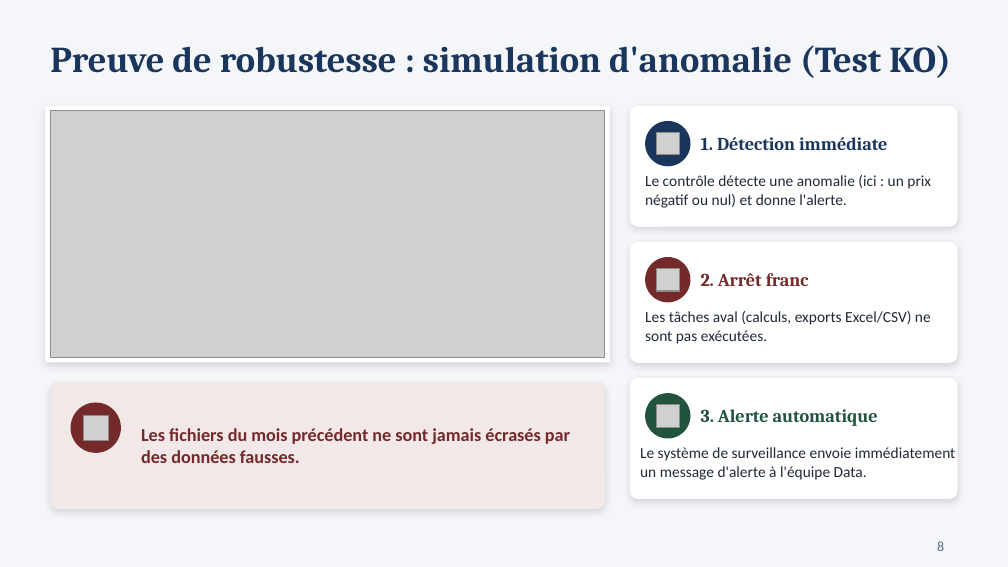
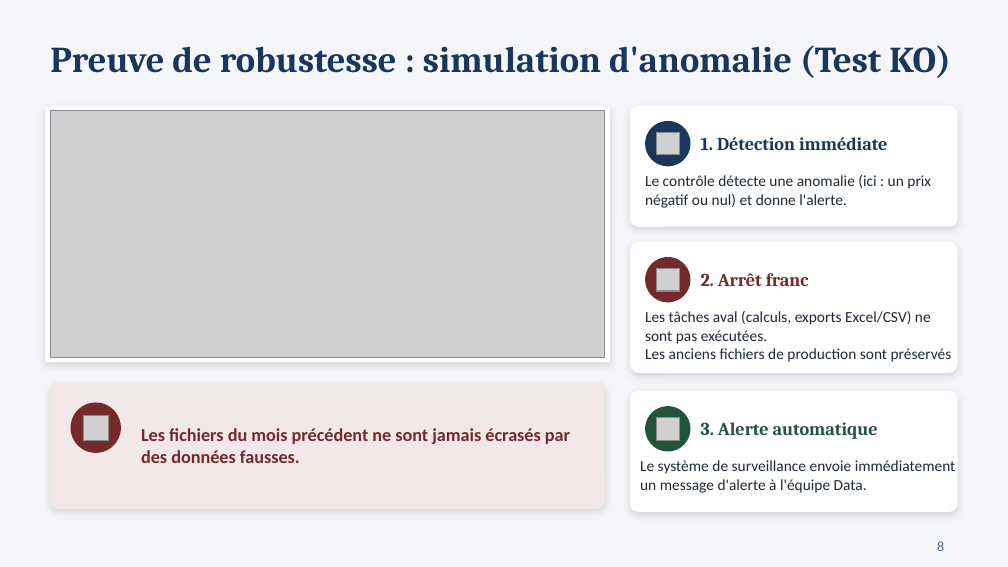
Before and after one commit to mahmoudaminfr-dotcom/P10_BottleNeck, a slide deck: slide 8 of Mahmoud_Amin_3_presentation_102026.pptx. Drawn at 1008x567 pixels with LibreOffice and Linux fonts; fonts in the diff are those of the drawing; grey boxes stand for pictures. Boxes give left, top, right and bottom in pixels: in the first picture for what was removed or moved away, otherwise in the second. Text is boxed around its words. In the diff, an @@ line names an element or a change of style, - is before the commit and + after.

```diff
--- a/Mahmoud_Amin_3_presentation_102026.pptx
+++ b/Mahmoud_Amin_3_presentation_102026.pptx
@@ rounded rectangle: place and size @@
-rounded rectangle at bbox=[630, 242, 958, 363]
+rounded rectangle at bbox=[630, 242, 958, 373]
@@ text at bbox=[645, 348, 952, 362]: paragraph added @@
+Les anciens fichiers de production sont préservés
@@ 2 texts, 1 picture, 1 rounded rectangle, 1 ellipse: place and size @@
-2 texts, 1 picture, 1 rounded rectangle, 1 ellipse at bbox=[630, 378, 958, 499]
+2 texts, 1 picture, 1 rounded rectangle, 1 ellipse at bbox=[630, 391, 958, 512]
```
Also in this commit, not shown: 2 other slides changed, 6 other files.
